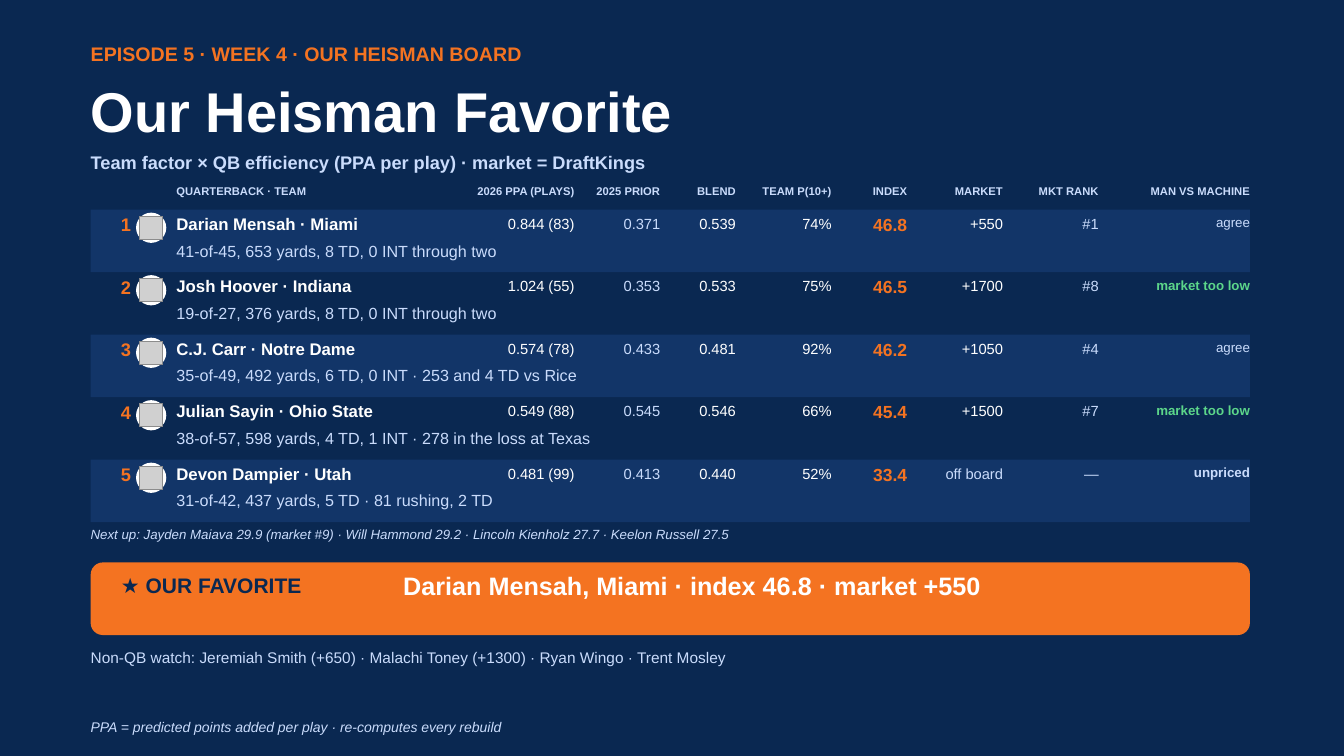
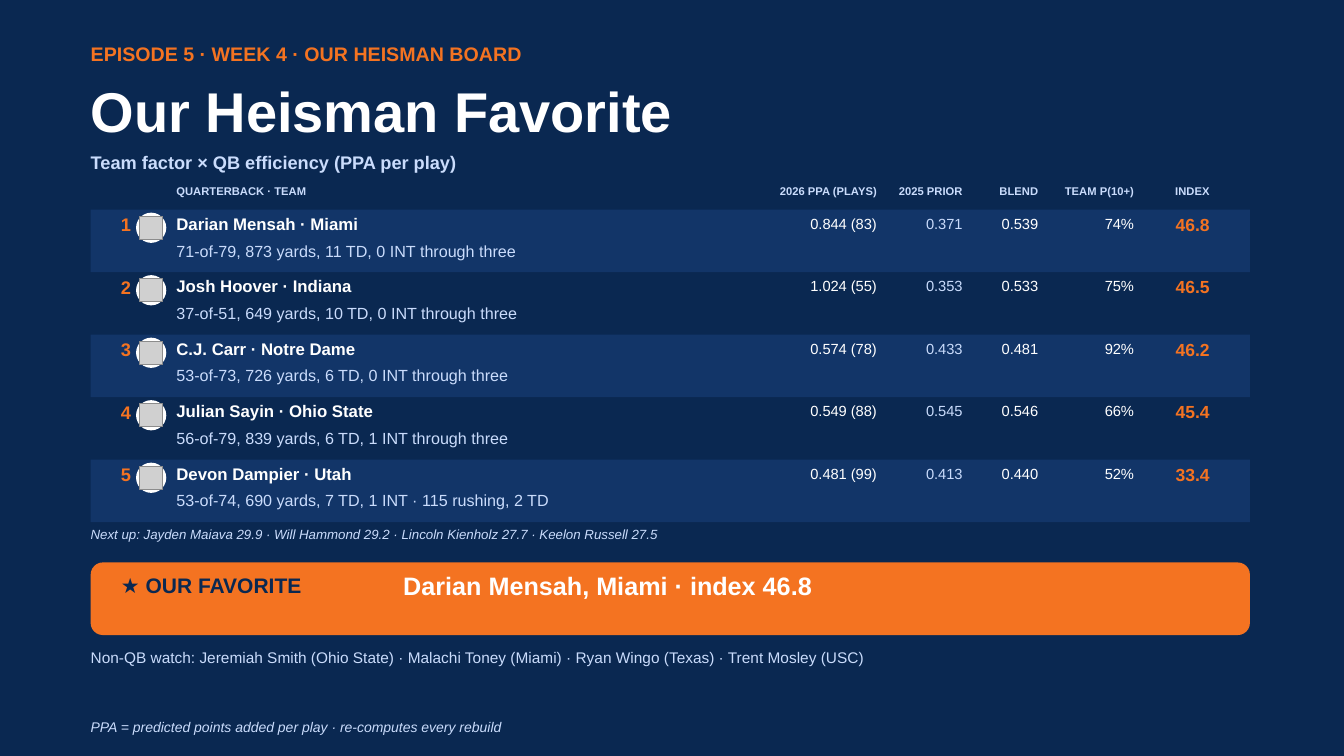
Before and after one commit to lucasalvarezflorida-lab/ncaa-fbs-analytics, a slide deck: slide 3 of decks/2026_Week4_Episode5.pptx. Drawn at 1344x756 pixels with LibreOffice and Linux fonts; fonts in the diff are those of the drawing; grey boxes stand for pictures. Boxes give left, top, right and bottom in pixels: in the first picture for what was removed or moved away, otherwise in the second. Text is boxed around its words. In the diff, an @@ line names an element or a change of style, - is before the commit and + after.

```diff
--- a/decks/2026_Week4_Episode5.pptx
+++ b/decks/2026_Week4_Episode5.pptx
@@ text at (91,156,456,173): text changed @@
-Team factor × QB efficiency (PPA per play) · market = DraftKings
+Team factor × QB efficiency (PPA per play)
@@ text removed at (955,187,1003,195) @@
-MARKET
@@ text removed at (1039,187,1098,195) @@
-MKT RANK
@@ text removed at (1151,187,1249,195) @@
-MAN VS MACHINE
@@ text removed at (970,218,1003,229) @@
-+550
@@ text removed at (1082,219,1098,229) @@
-#1
@@ text removed at (1216,220,1250,230) @@
-agree
@@ text at (176,245,516,260): text changed @@
-41-of-45, 653 yards, 8 TD, 0 INT through two
+71-of-79, 873 yards, 11 TD, 0 INT through three
@@ text removed at (962,280,1003,291) @@
-+1700
@@ text removed at (1082,281,1098,291) @@
-#8
@@ text removed at (1156,280,1250,290) @@
-market too low
@@ text at (176,307,517,323): text changed @@
-19-of-27, 376 yards, 8 TD, 0 INT through two
+37-of-51, 649 yards, 10 TD, 0 INT through three
@@ text removed at (962,343,1003,354) @@
-+1050
@@ text removed at (1082,344,1098,354) @@
-#4
@@ text removed at (1216,345,1250,355) @@
-agree
@@ text at (176,369,508,385): text changed @@
-35-of-49, 492 yards, 6 TD, 0 INT · 253 and 4 TD vs Rice
+53-of-73, 726 yards, 6 TD, 0 INT through three
@@ text removed at (962,405,1003,416) @@
-+1500
@@ text removed at (1082,406,1098,416) @@
-#7
@@ text removed at (1156,405,1250,415) @@
-market too low
@@ text at (176,432,508,448): text changed @@
-38-of-57, 598 yards, 4 TD, 1 INT · 278 in the loss at Texas
+56-of-79, 839 yards, 6 TD, 1 INT through three
@@ text removed at (946,468,1003,479) @@
-off board
@@ 12 texts: place and size @@
-12 texts at (697,187,831,479)
+12 texts at (999,187,1134,479)
@@ text removed at (1008,465,1099,495) @@
-—
@@ 18 texts: place and size @@
-18 texts at (477,187,907,482)
+18 texts at (780,187,1210,482)
@@ text removed at (1194,467,1250,480) @@
-unpriced
@@ text at (176,494,548,510): text changed @@
-31-of-42, 437 yards, 5 TD · 81 rushing, 2 TD
+53-of-74, 690 yards, 7 TD, 1 INT · 115 rushing, 2 TD
@@ text at (91,529,658,542): text changed @@
-Next up: Jayden Maiava 29.9 (market #9) · Will Hammond 29.2 · Lincoln Kienholz 27.7 · Keelon Russell 27.5
+Next up: Jayden Maiava 29.9 · Will Hammond 29.2 · Lincoln Kienholz 27.7 · Keelon Russell 27.5
@@ text at (403,576,812,599): text changed @@
-Darian Mensah, Miami · index 46.8 · market +550
+Darian Mensah, Miami · index 46.8
@@ text at (91,652,864,666): text changed @@
-Non-QB watch: Jeremiah Smith (+650) · Malachi Toney (+1300) · Ryan Wingo · Trent Mosley
+Non-QB watch: Jeremiah Smith (Ohio State) · Malachi Toney (Miami) · Ryan Wingo (Texas) · Trent Mosley (USC)
```
Also in this commit, not shown: 7 other slides changed, 2 other files.
